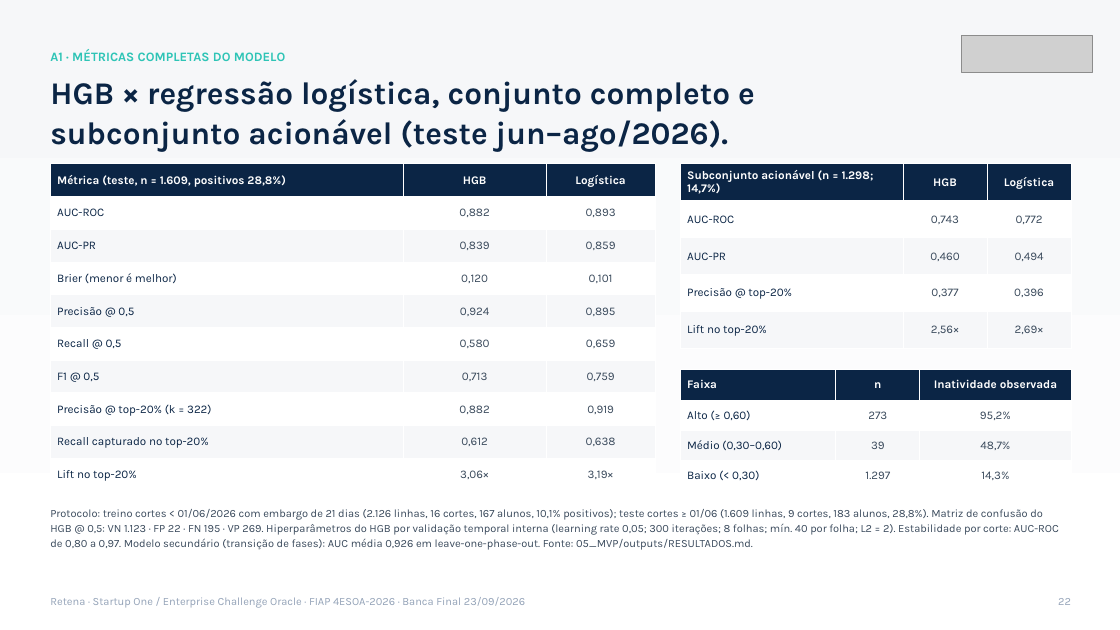
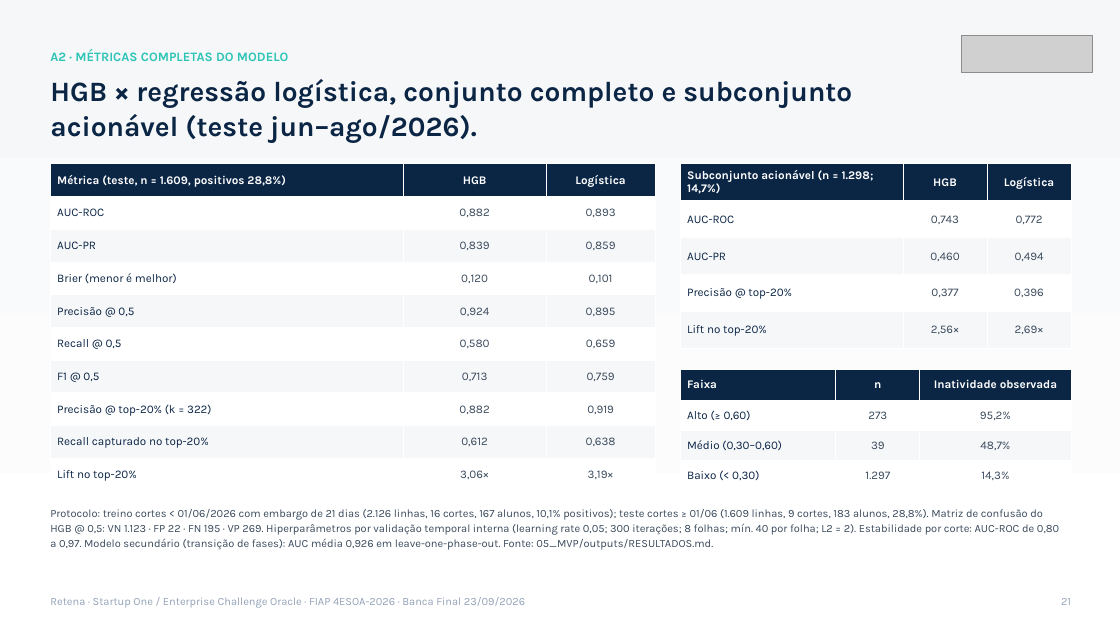
Before and after one commit to LucasHenklain/retena, a slide deck: slide 21 of 09_Kit_Banca_Final/Retena_Banca_Final.pptx (slide 22 before the commit). Drawn at 1120x630 pixels with LibreOffice and Linux fonts; fonts in the diff are those of the drawing; grey boxes stand for pictures. Boxes give left, top, right and bottom in pixels: in the first picture for what was removed or moved away, otherwise in the second. Text is boxed around its words. In the diff, an @@ line names an element or a change of style, - is before the commit and + after.

```diff
--- a/09_Kit_Banca_Final/Retena_Banca_Final.pptx
+++ b/09_Kit_Banca_Final/Retena_Banca_Final.pptx
@@ text at [50,49,288,61]: text changed @@
-A1 · MÉTRICAS COMPLETAS DO MODELO
+A2 · MÉTRICAS COMPLETAS DO MODELO
@@ text "HGB × regressão logística, conjunto ..." at [50,79,852,142]: size 27 to 24 pt @@
@@ text at [50,509,1059,550]: text changed @@
-Protocolo: treino cortes < 01/06/2026 com embargo de 21 dias (2.126 linhas, 16 cortes, 167 alunos, 10,1% positivos); teste cortes ≥ 01/06 (1.609 linhas, 9 cortes, 183 alunos, 28,8%). Matriz de confusão do HGB @ 0,5: VN 1.123 · FP 22 · FN 195 · VP 269. Hiperparâmetros do HGB por validação temporal interna (learning rate 0,05; 300 iterações; 8 folhas; mín. 40 por folha; L2 = 2). Estabilidade por corte: AUC-ROC de 0,80 a 0,97. Modelo secundário (transição de fases): AUC média 0,926 em leave-one-phase-out. Fonte: 05_MVP/outputs/RESULTADOS.md.
+Protocolo: treino cortes < 01/06/2026 com embargo de 21 dias (2.126 linhas, 16 cortes, 167 alunos, 10,1% positivos); teste cortes ≥ 01/06 (1.609 linhas, 9 cortes, 183 alunos, 28,8%). Matriz de confusão do HGB @ 0,5: VN 1.123 · FP 22 · FN 195 · VP 269. Hiperparâmetros por validação temporal interna (learning rate 0,05; 300 iterações; 8 folhas; mín. 40 por folha; L2 = 2). Estabilidade por corte: AUC-ROC de 0,80 a 0,97. Modelo secundário (transição de fases): AUC média 0,926 em leave-one-phase-out. Fonte: 05_MVP/outputs/RESULTADOS.md.
@@ text at [1061,598,1071,605]: text changed @@
-22
+21
```
Also in this commit, not shown: 26 other slides changed, 7 slides added, 2 slides removed, 19 other files.
